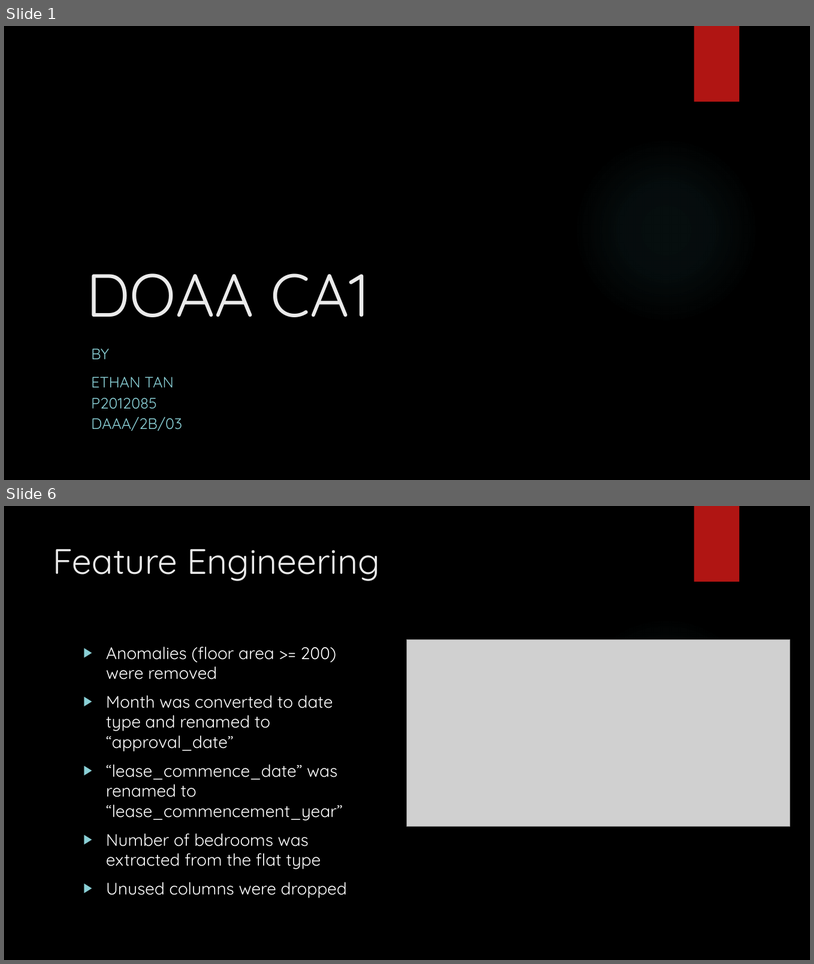
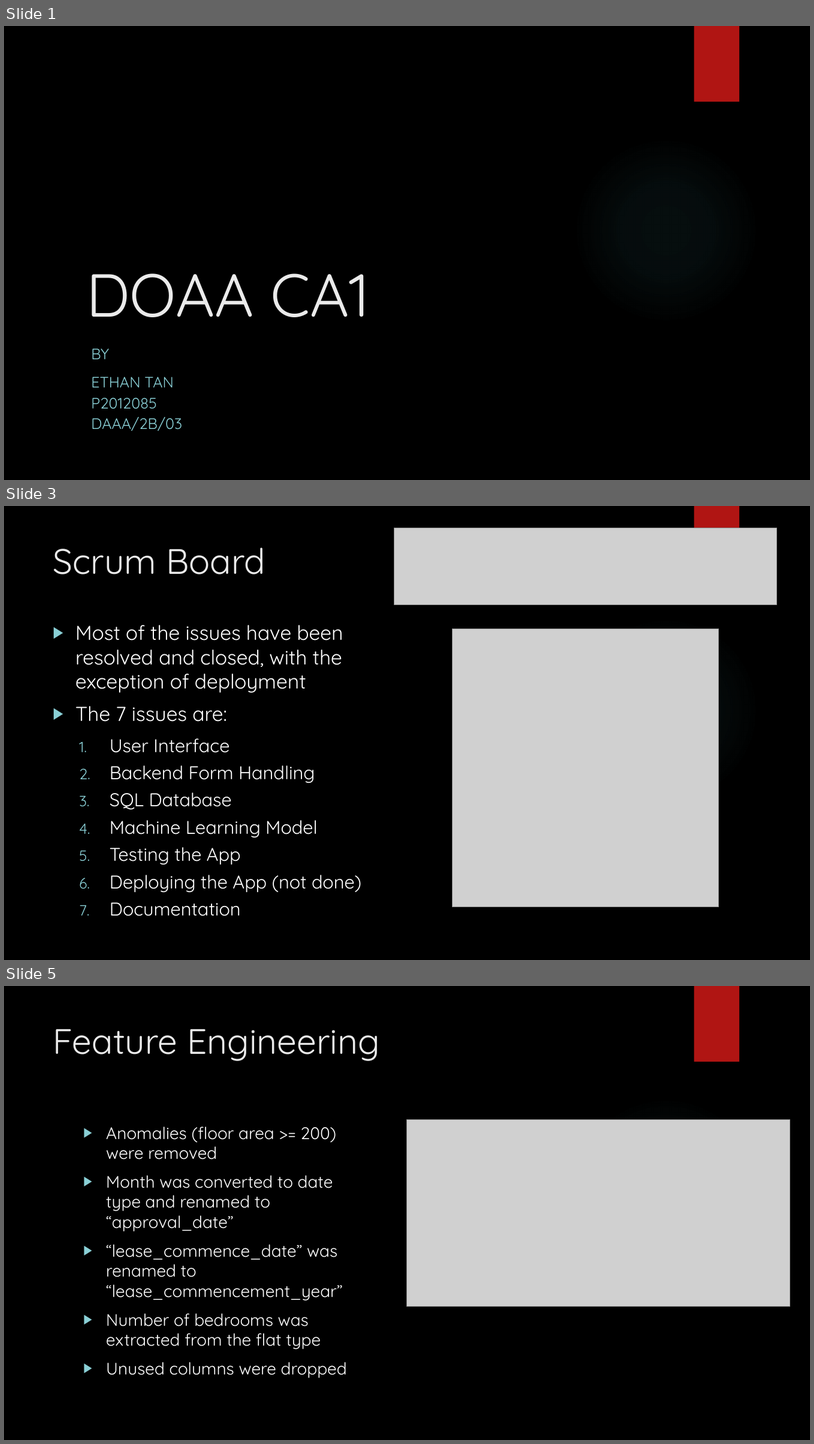
Before and after one commit to ethanolx/SG-Resale-Housing-py, a slide deck: doc/slides.pptx. Shown one above the other, each under a label of ours: slides 1 and 6 before the commit, slides 1, 3 and 5 after it; the slides between them are not shown. The pictures are 814x964 and 814x1444 pixels, drawn with LibreOffice and Linux fonts; fonts in the diff are those of the drawing; grey boxes stand for pictures; background and template pictures are left out. Boxes give left, top, right and bottom in pixels: in the first picture for what was removed or moved away, otherwise in the second. Text is boxed around its words. In the diff, an @@ line names an element or a change of style, - is before the commit and + after.

```diff
--- a/doc/slides.pptx
+++ b/doc/slides.pptx
@@ slide 3 added at box(4, 506, 810, 960), background picture (left out); not listed: 2 template elements that a slide beside it also shows @@
@@ picture added at box(394, 528, 778, 604) @@
@@ title added at box(53, 547, 265, 574), 42 pt, text #EBEBEB @@
+Scrum Board
@@ text added at box(75, 625, 362, 916), 22 pt, text #FFFFFF @@
+▶ Most of the issues have been resolved and closed, with the exception of deployment
+▶ The 7 issues are:
+  1. User Interface
+  2. Backend Form Handling
+  3. SQL Database
+  4. Machine Learning Model
+  5. Testing the App
+  6. Deploying the App (not done)
+  7. Documentation
@@ picture added at box(452, 629, 719, 907) @@
@@ what was slide 6 is now slide 5 @@
```
Also in this commit, not shown: 3 slides changed, 12 other slides added, 15 slides removed, 1 other file.
